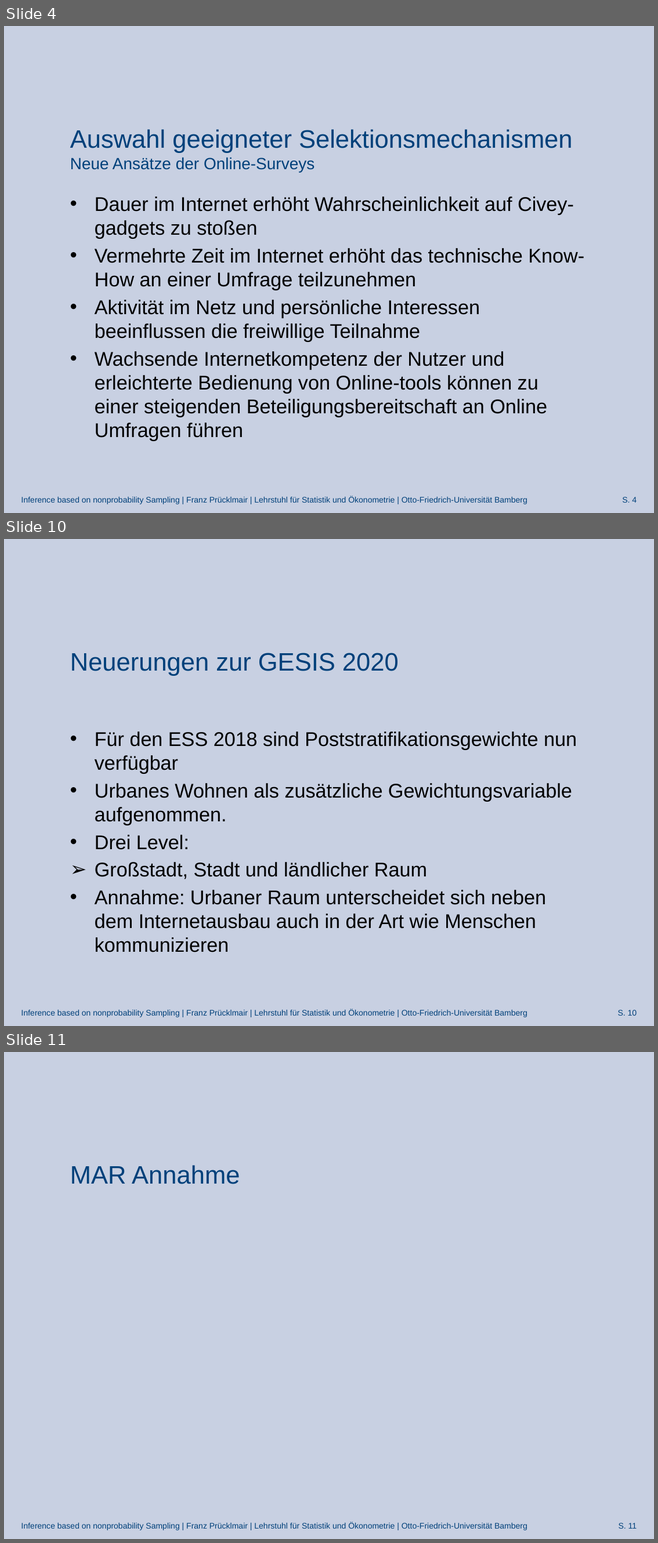
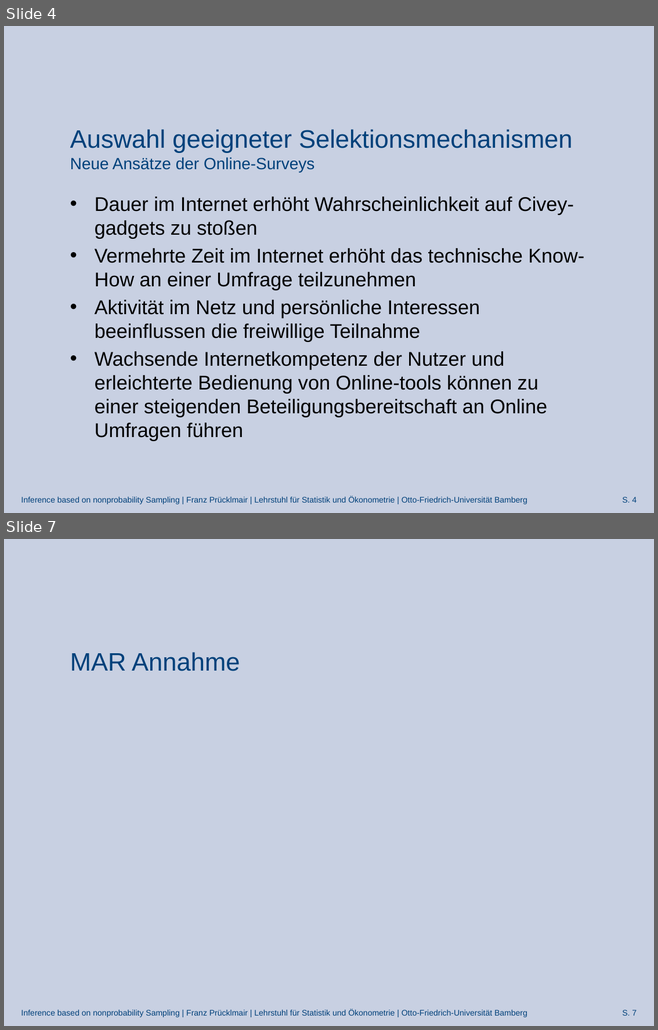
Before and after one commit to FranzPruecklmair/Civey, a slide deck: Präsentation_JF_29.04.2022.pptx. Shown one above the other, each under a label of ours: slides 4, 10 and 11 before the commit, slides 4 and 7 after it; the slides between them are not shown. The pictures are 658x1543 and 658x1030 pixels, drawn with LibreOffice and Linux fonts; fonts in the diff are those of the drawing; grey boxes stand for pictures; background and template pictures are left out. Boxes give left, top, right and bottom in pixels: in the first picture for what was removed or moved away, otherwise in the second. Text is boxed around its words. In the diff, an @@ line names an element or a change of style, - is before the commit and + after.

Commit message:
Präsi + Internet dauer SAR Annahme Korrigiert

```diff
--- a/Präsentation_JF_29.04.2022.pptx
+++ b/Präsentation_JF_29.04.2022.pptx
@@ slide 10 removed at bbox=[4, 539, 654, 1026], background picture (left out); not listed: 2 template elements that a slide beside it also shows @@
@@ title removed at bbox=[70, 653, 398, 676] @@
-Neuerungen zur GESIS 2020
@@ text removed at bbox=[94, 732, 576, 953] @@
-• Für den ESS 2018 sind Poststratifikationsgewichte nun verfügbar
-• Urbanes Wohnen als zusätzliche Gewichtungsvariable aufgenommen.
-• Drei Level:
-➢ Großstadt, Stadt und ländlicher Raum
-• Annahme: Urbaner Raum unterscheidet sich neben dem Internetausbau auch in der Art wie Menschen kommunizieren
@@ what was slide 11 is now slide 7 @@
@@ page number at bbox=[622, 1010, 636, 1016]: text changed @@
-S. 11
+S. 7
```
Also in this commit, not shown: 8 slides changed, 6 slides added, 9 other slides removed, 2 other files.
